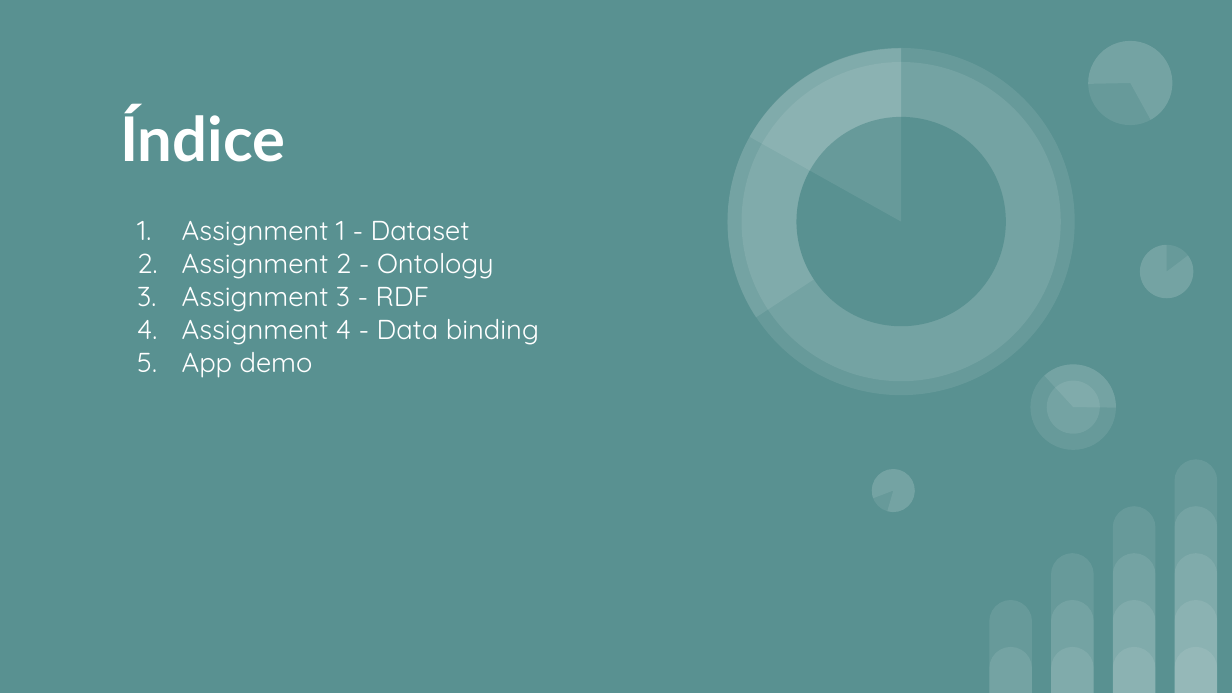
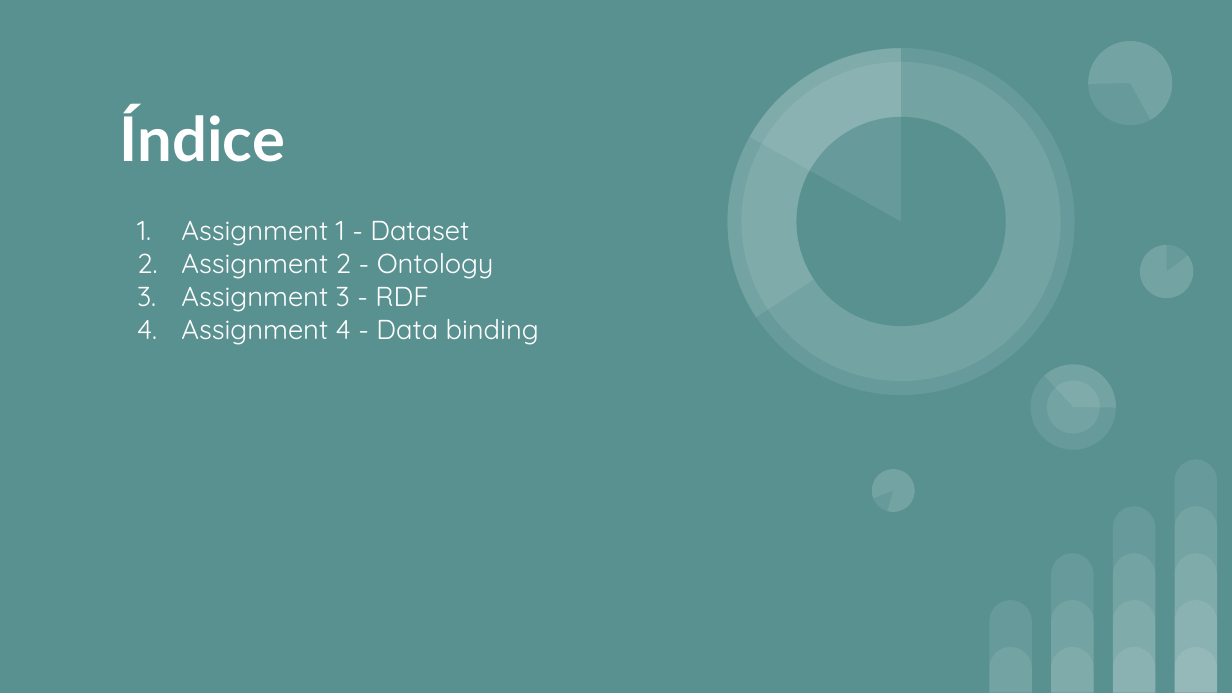
Before and after one commit to FacultadInformatica-LinkedData/Curso2019-2020, a slide deck: slide 2 of HandsOn/Group10/app/Semantic Web - Presentation.pptx. Drawn at 1232x693 pixels with LibreOffice and Linux fonts; fonts in the diff are those of the drawing. Boxes give left, top, right and bottom in pixels: in the first picture for what was removed or moved away, otherwise in the second. Text is boxed around its words. In the diff, an @@ line names an element or a change of style, - is before the commit and + after.

```diff
--- a/HandsOn/Group10/app/Semantic Web - Presentation.pptx
+++ b/HandsOn/Group10/app/Semantic Web - Presentation.pptx
@@ text at <box>182,352,313,378</box>: paragraph removed @@
-5. App demo
```
Also in this commit, not shown: 4 other slides changed, 1 slide added, 1 slide removed, 1 other file.
